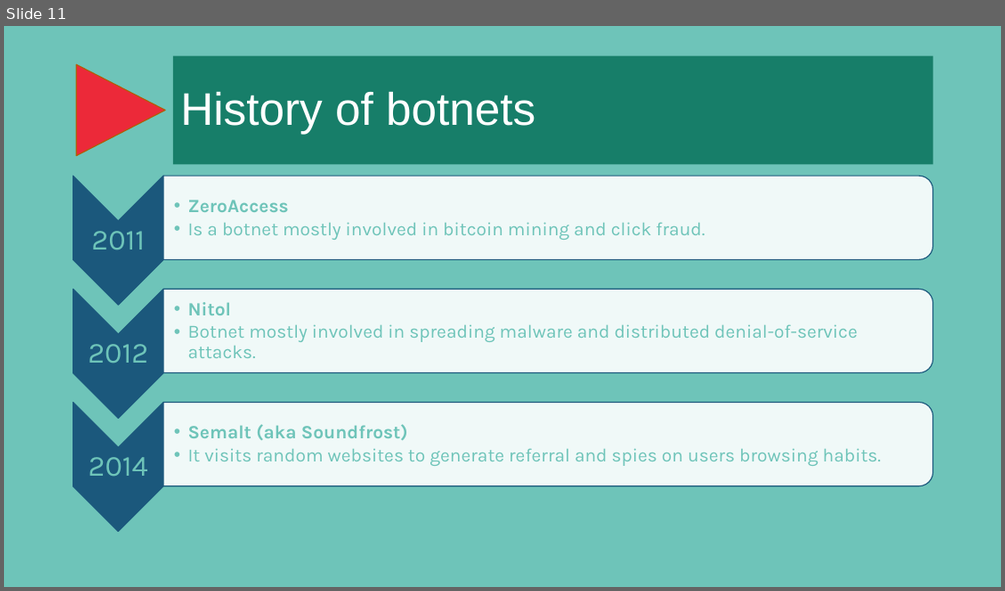
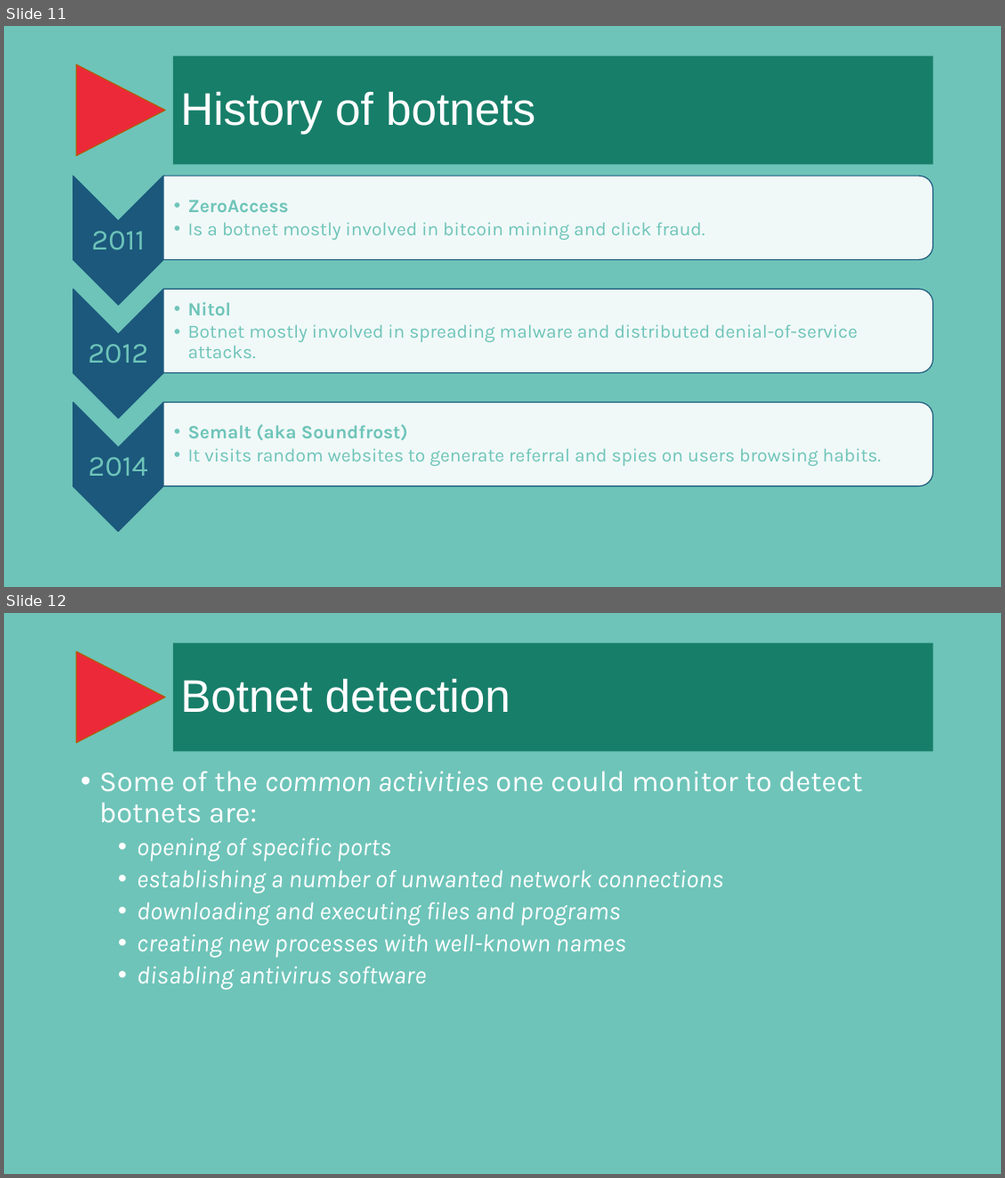
Before and after one commit to jpdias/botnet-lab, a slide deck: report/A hands-on approach on botnets.pptx. Shown one above the other, each under a label of ours: slide 11 before the commit, slides 11 and 12 after it. The pictures are 1005x591 and 1005x1178 pixels, drawn with LibreOffice and Linux fonts; fonts in the diff are those of the drawing; background and template pictures are left out. Boxes give left, top, right and bottom in pixels: in the first picture for what was removed or moved away, otherwise in the second. Text is boxed around its words. In the diff, an @@ line names an element or a change of style, - is before the commit and + after.

```diff
--- a/report/A hands-on approach on botnets.pptx
+++ b/report/A hands-on approach on botnets.pptx
@@ slide 12 added at [4, 613, 1001, 1174], background #6EC4B9; not listed: 1 template element that a slide beside it also shows @@
@@ title added at [173, 643, 933, 751], fill #177E69, 44 pt, text #FFFFFF @@
+Botnet detection
@@ text added at [99, 771, 862, 989], 24 pt, text #FFFFFF, italic @@
+• Some of the common activities one could monitor to detect botnets are:
+  • opening of specific ports
+  • establishing a number of unwanted network connections
+  • downloading and executing files and programs
+  • creating new processes with well-known names
+  • disabling antivirus software
```
Also in this commit, not shown: 2 slides changed, 14 other slides added, 2 slides removed.
